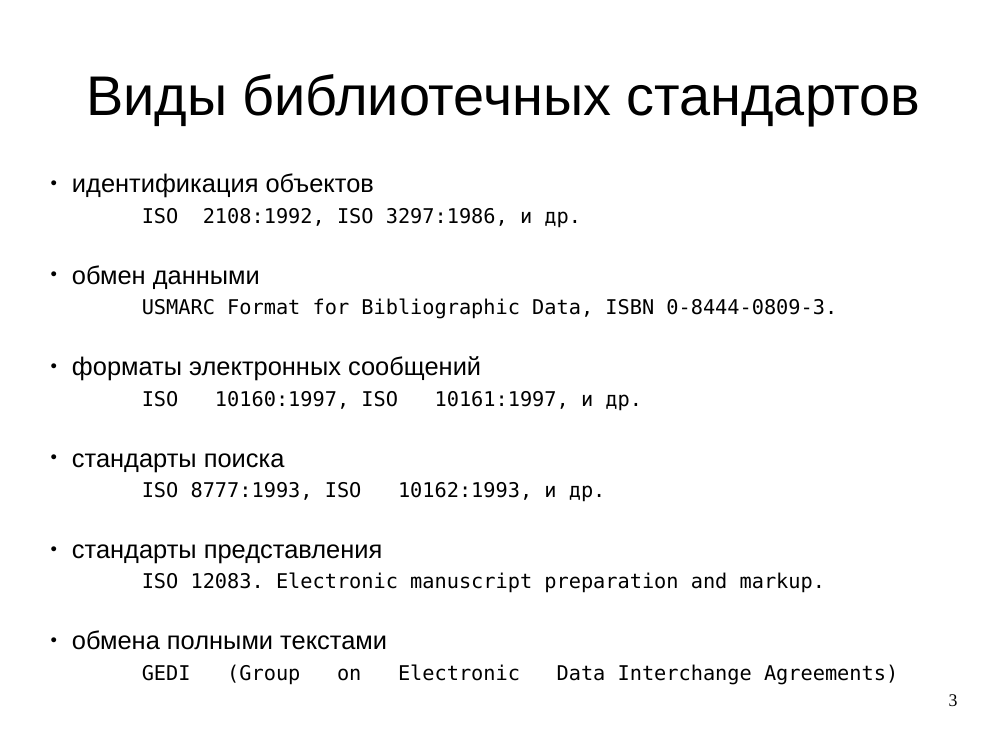
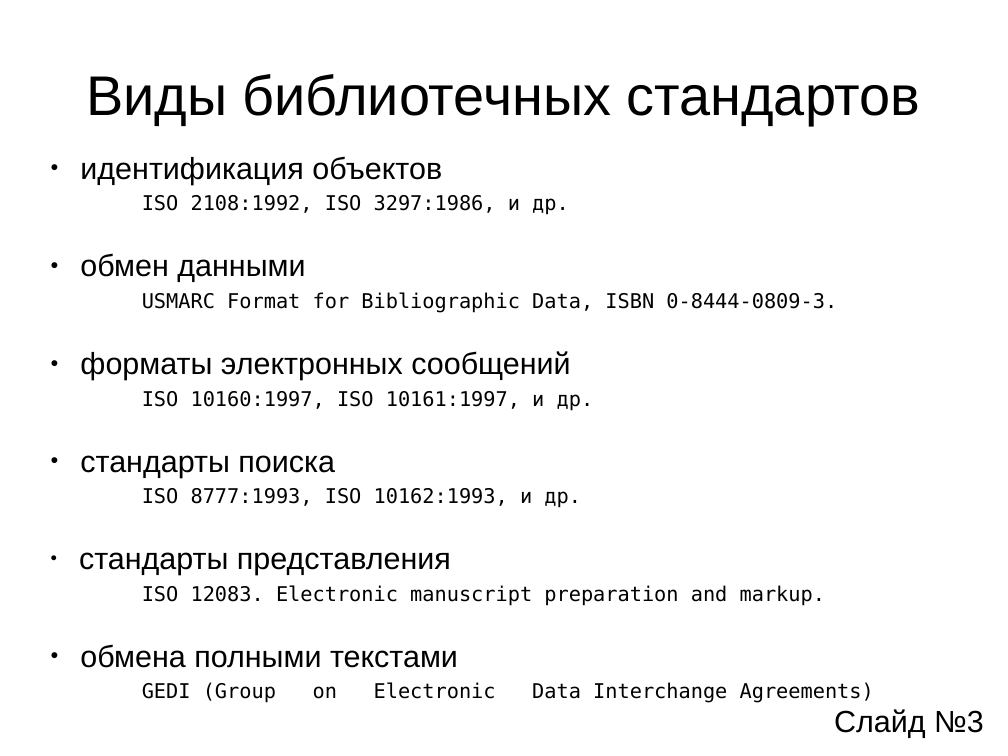
Before and after one commit to aeremenok/a-team-777, a slide deck: slide 3 of diploma/ssv/ssv-presentation.odp. Drawn at 1008x756 pixels with LibreOffice and Linux fonts; fonts in the diff are those of the drawing. Boxes give left, top, right and bottom in pixels: in the first picture for what was removed or moved away, otherwise in the second. Text is boxed around its words. In the diff, an @@ line names an element or a change of style, - is before the commit and + after.

```diff
--- a/diploma/ssv/ssv-presentation.odp
+++ b/diploma/ssv/ssv-presentation.odp
@@ subtitle "идентификация объектов": place and size @@
-subtitle "идентификация объектов" at [72, 173, 898, 685]
+subtitle "идентификация объектов" at [79, 156, 874, 703]
@@ subtitle at [79, 156, 570, 668]: size 20 to 24 pt in "идентификация объектов", "обмен данными", "форматы электронных сообщений", "стандарты поиска" and 2 more places @@
@@ text added at [834, 709, 984, 738], 24 pt, text #000000 @@
+Слайд №3
@@ page number removed at [949, 694, 958, 706] @@
-3
```
Also in this commit, not shown: 9 other slides changed, 1 other file.
